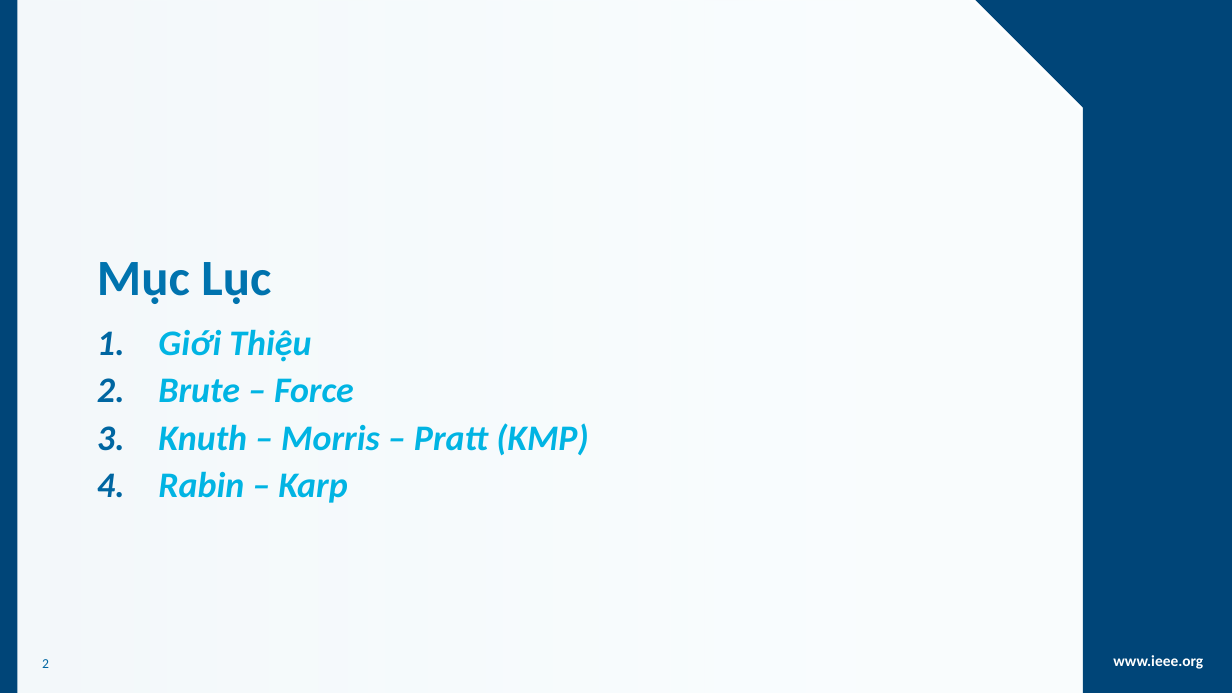
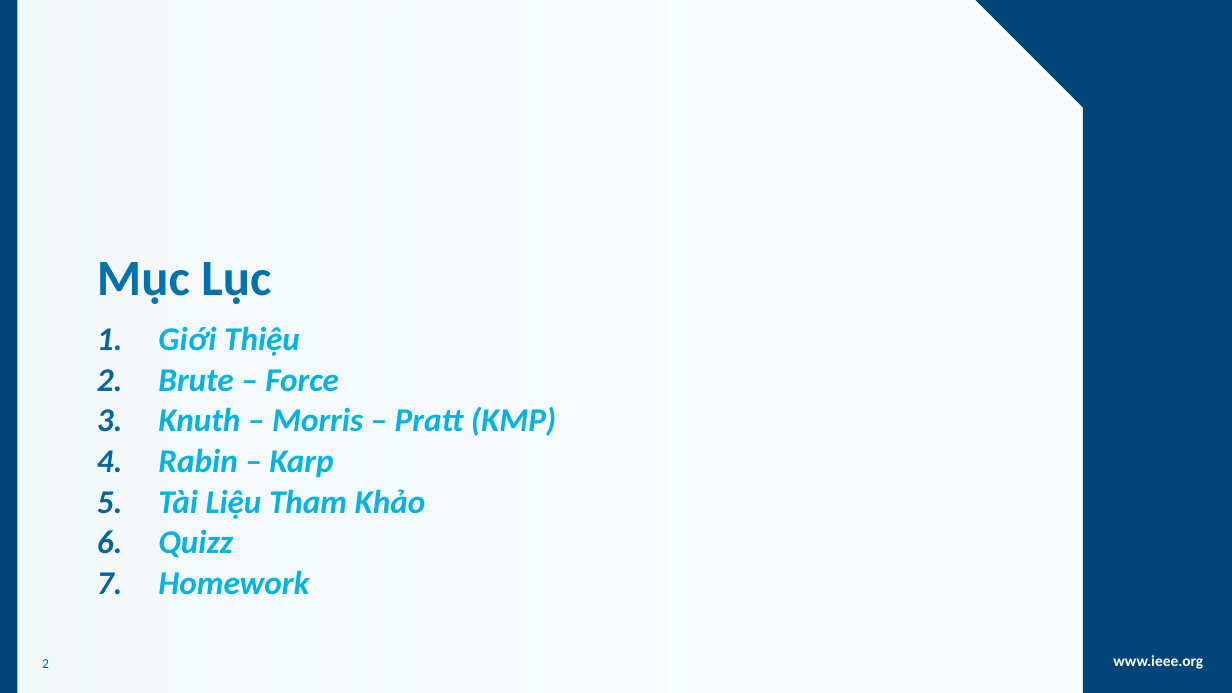
Before and after one commit to codervux/CS523, a slide deck: slide 2 of StringSearch.pptx. Drawn at 1232x693 pixels with LibreOffice and Linux fonts; fonts in the diff are those of the drawing; background and template pictures are left out. Boxes give left, top, right and bottom in pixels: in the first picture for what was removed or moved away, otherwise in the second. Text is boxed around its words. In the diff, an @@ line names an element or a change of style, - is before the commit and + after.

```diff
--- a/StringSearch.pptx
+++ b/StringSearch.pptx
@@ subtitle at [158, 326, 556, 478]: size 21 to 19.4 pt in "Giới Thiệu", "Brute – Force", "Knuth – Morris – Pratt (KMP)", "Rabin – Karp"; line spacing 0.8 to 0.7 @@
@@ subtitle at [158, 489, 426, 595]: paragraphs added @@
+5. Tài Liệu Tham Khảo
+6. Quizz
+7. Homework
```
Also in this commit, not shown: 2 slides added.
